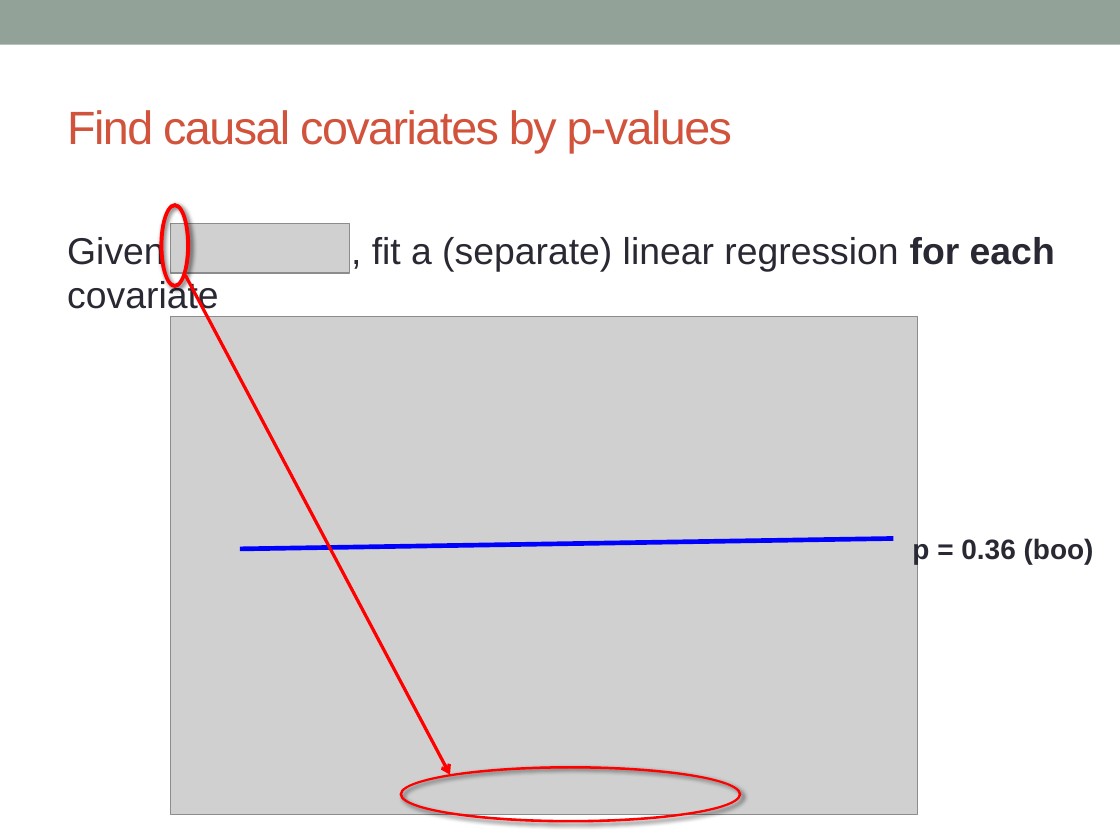
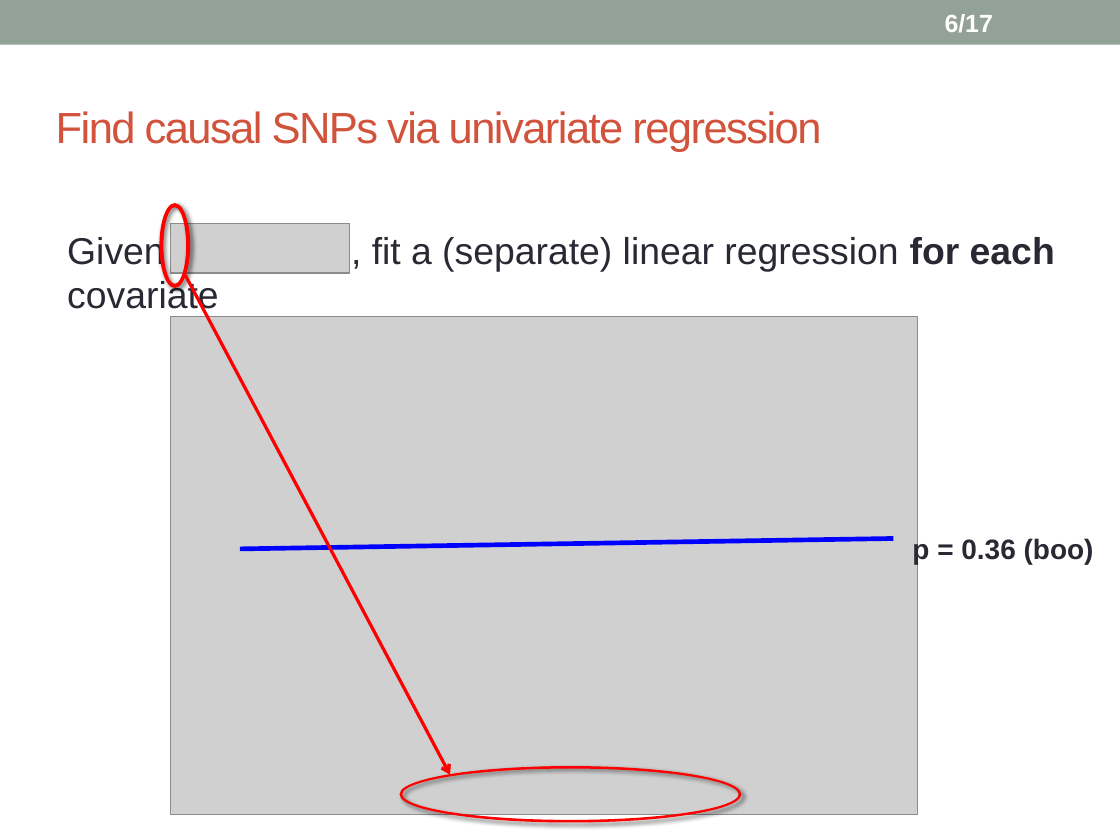
Before and after one commit to biona001/public-talks, a slide deck: slide 6 of QCBio luncheon 2020/Presentation1.pptx. Drawn at 1120x840 pixels with LibreOffice and Linux fonts; fonts in the diff are those of the drawing; grey boxes stand for pictures. Boxes give left, top, right and bottom in pixels: in the first picture for what was removed or moved away, otherwise in the second. Text is boxed around its words. In the diff, an @@ line names an element or a change of style, - is before the commit and + after.

```diff
--- a/QCBio luncheon 2020/Presentation1.pptx
+++ b/QCBio luncheon 2020/Presentation1.pptx
@@ page number added at [945,14,993,33], 16 pt, text #FFFFFF, bold @@
+6/17
@@ title at [56,111,821,152]: text changed; size 30 to 28 pt @@
-Find causal covariates by p-values
+Find causal SNPs via univariate regression
```
Also in this commit, not shown: 8 other slides changed, 7 slides added, 2 slides removed, 1 other file.
